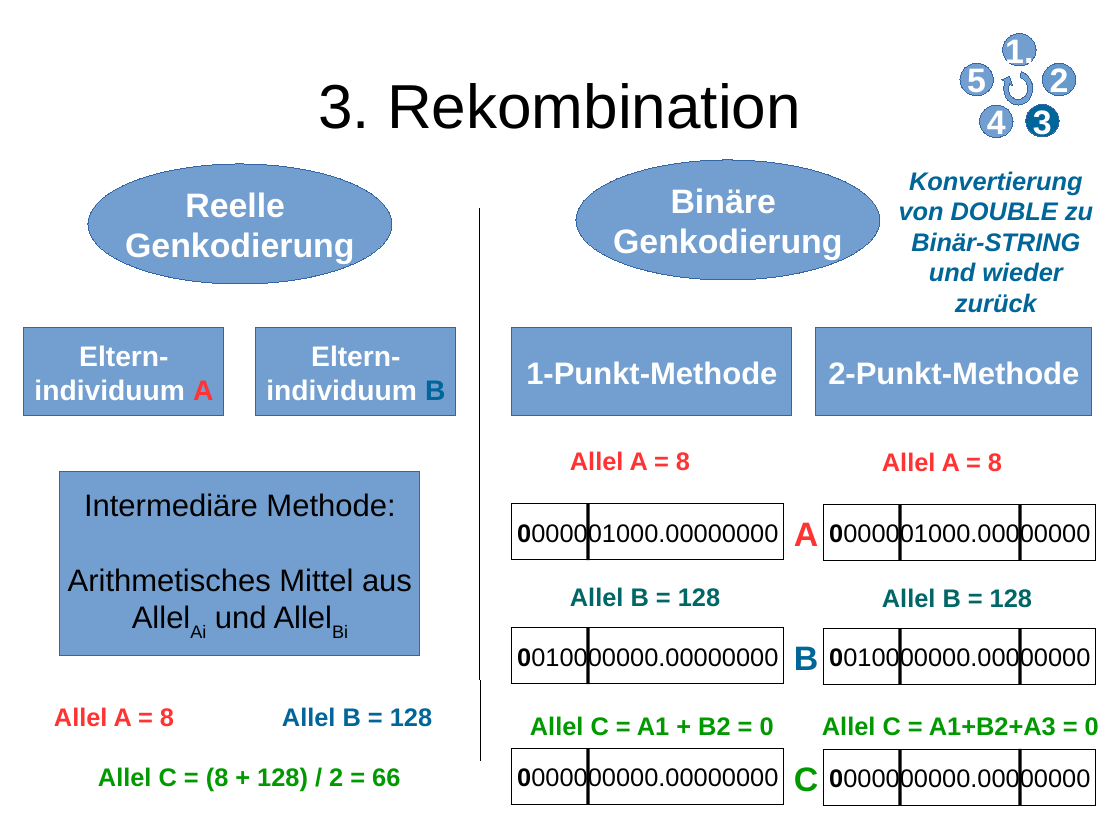
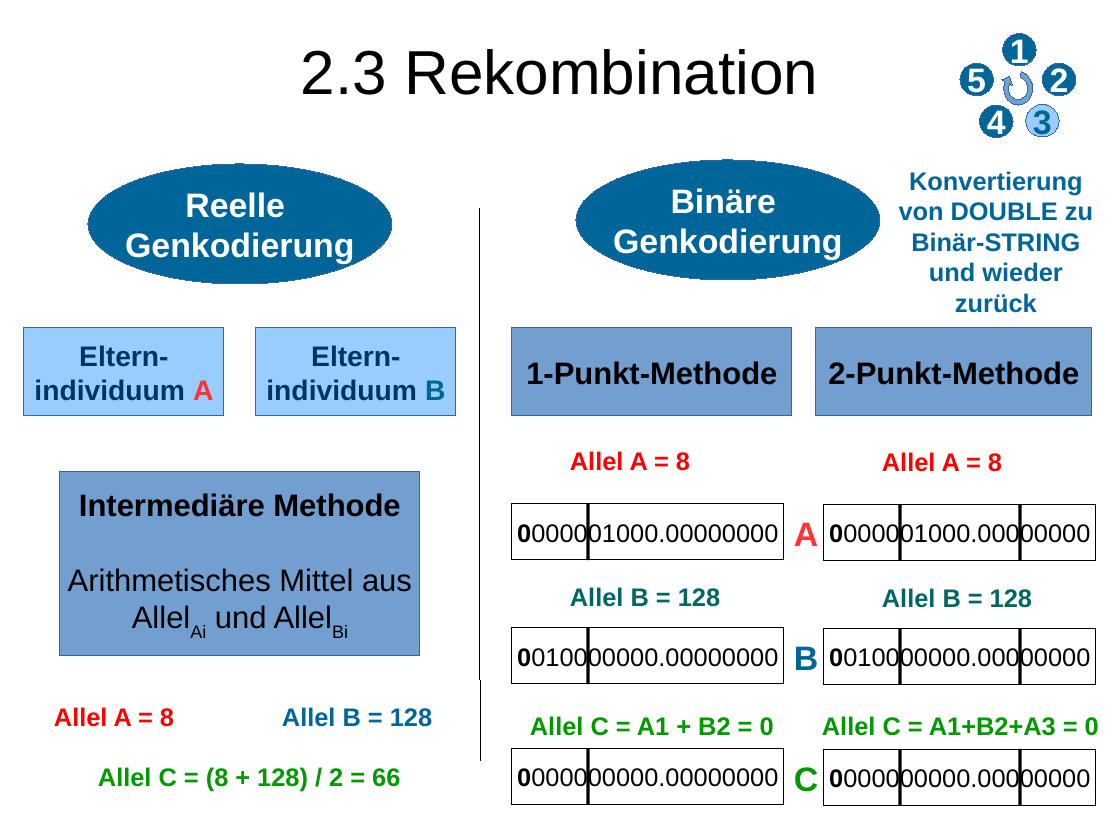
Before and after one commit to lblissett/evo-project, a slide deck: slide 6 of src/data/presentation/geopras/Vortrag_Evo_ErsterTeil.odp. Drawn at 1120x840 pixels with LibreOffice and Linux fonts; fonts in the diff are those of the drawing. Boxes give left, top, right and bottom in pixels: in the first picture for what was removed or moved away, otherwise in the second. Text is boxed around its words. In the diff, an @@ line names an element or a change of style, - is before the commit and + after.

```diff
--- a/src/data/presentation/geopras/Vortrag_Evo_ErsterTeil.odp
+++ b/src/data/presentation/geopras/Vortrag_Evo_ErsterTeil.odp
@@ title at (x1=301, y1=49, x2=818, y2=95): text changed @@
-3. Rekombination
+2.3 Rekombination
@@ fill #729FCF to #006699 in 5 elements at (x1=88, y1=164, x2=392, y2=284), (x1=576, y1=160, x2=880, y2=279), (x1=980, y1=105, x2=1013, y2=137), (x1=960, y1=63, x2=994, y2=96), (x1=1003, y1=34, x2=1037, y2=66) @@
@@ text in ellipse at (x1=1010, y1=36, x2=1029, y2=70): text changed @@
-1.
+1
@@ ellipse "2" at (x1=1043, y1=63, x2=1076, y2=96): fill #6699CC to #006699 @@
@@ ellipse "3" at (x1=1026, y1=105, x2=1060, y2=137): text colour #FFFFFF to #006699; fill #006699 to #99CCFF @@
@@ text "Konvertierung von DOUBLE zu Binär-STRING ..." at (x1=899, y1=171, x2=1093, y2=313): italic off @@
@@ rectangle "Eltern-" at (x1=24, y1=328, x2=225, y2=417): text colour #FFFFFF to #003366; fill #729FCF to #99CCFF @@
@@ rectangle "Eltern-" at (x1=256, y1=328, x2=456, y2=417): text colour #FFFFFF to #003366; fill #729FCF to #99CCFF @@
@@ rectangle "1-Punkt-Methode" at (x1=512, y1=328, x2=793, y2=417): text colour #FFFFFF to #000000 @@
@@ rectangle "2-Punkt-Methode" at (x1=816, y1=328, x2=1093, y2=417): text colour #FFFFFF to #000000 @@
@@ text colour #FF3333 to #FF0000 in 3 elements at (x1=570, y1=451, x2=690, y2=471), (x1=54, y1=707, x2=174, y2=727), (x1=882, y1=452, x2=1002, y2=472) @@
@@ text in rectangle at (x1=79, y1=493, x2=400, y2=517): text changed; bold on @@
-Intermediäre Methode:
+Intermediäre Methode
```
Also in this commit, not shown: 8 other slides changed.
